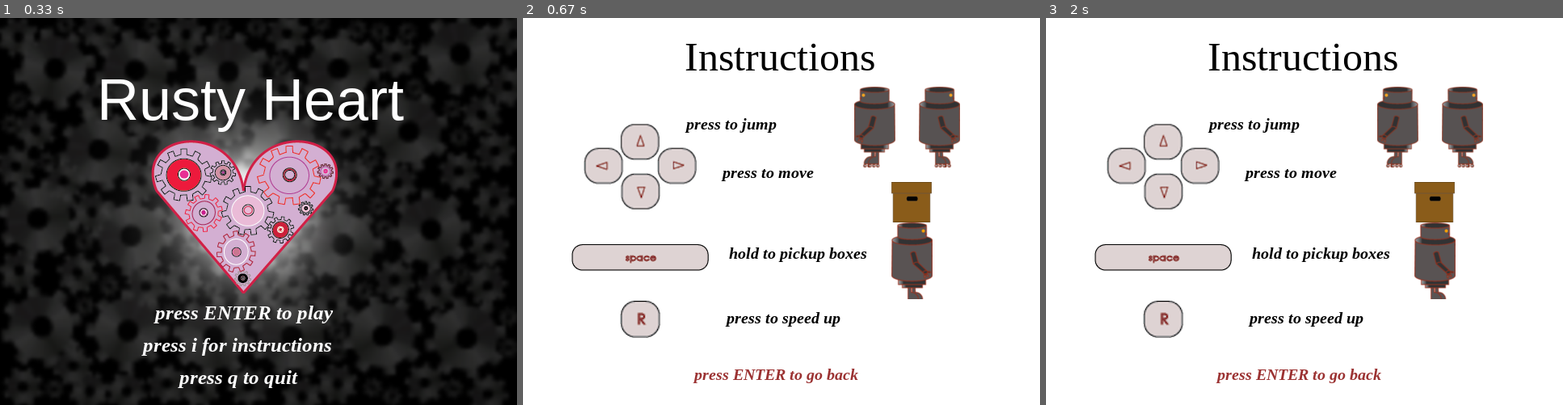
Above: before the commit, frames 1-3 (left to right).
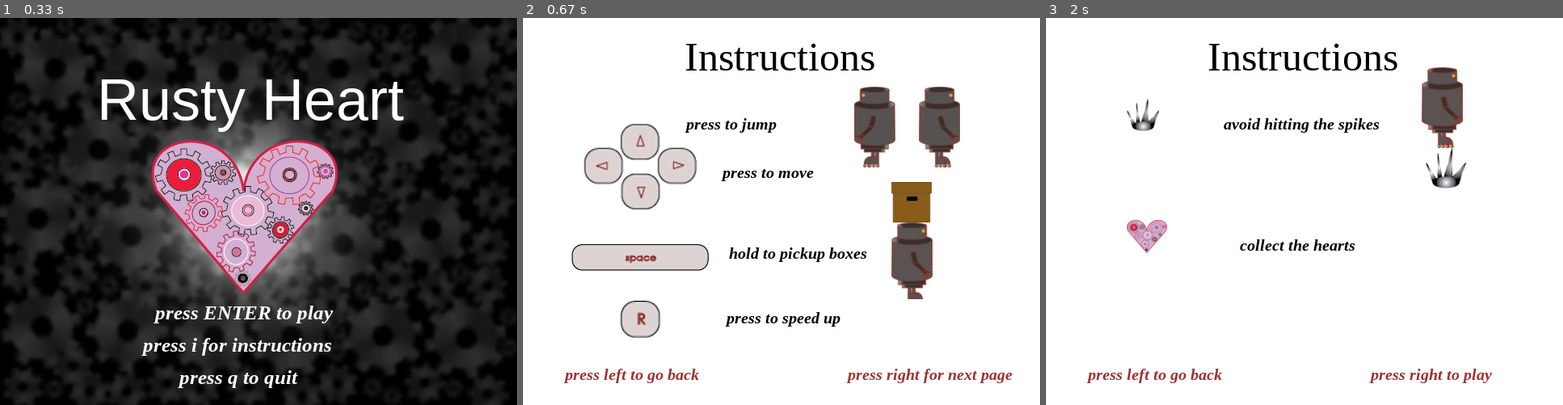
Above: after the commit, the same moments.

Repository: beatriceliang/RustyHeart
Game: pygame game, started from RustyHeart.py
Two runs of this game, one before a commit and one after it. Both use one fixed random seed, a clock stepped at 60 frames per second and the inputs below. The source is Python 2; it was converted automatically to run under Python 3.
Inputs:
- Up to frame 1 (0.33 s): no input
- Up to frame 2 (0.67 s): tap I at 0.33 s
- Up to frame 3 (2 s): hold Right 0.67-1.13 s; hold Left 1.17-1.63 s; hold Right from 1.67 s (still down)

Frame 1 is identical in both runs. In frame 2, 1.1% of the frame differs, in the area x 7-95%, y 90-95%; in frame 3, 14%, in the area x 7-87%, y 12-95%.

Commit message:
instructions page 2

Diff:
--- a/RustyHeart.py
+++ b/RustyHeart.py
@@ -168,7 +168,7 @@
 							self.state = "sandbox"
 							pygame.mixer.music.load('music/chaos.mp3')
 							soundstate = "play"
-							self.loadLevel('levels/level0.csv','images/factory.png')
+							self.loadLevel('levels/level1.csv','images/factory.png')
 
 
 				pygame.display.update(self.refresh)
@@ -265,14 +265,63 @@
 				rustybox = pygame.image.load( "images/rustybox.png" ).convert_alpha()
 				self.screen.blit( rustybox, (435, 185) )
 
-				space = afont.render("press ENTER to go back", True, (155,50,50))
-				self.screen.blit(space,(210,430))
+				prevpg = afont.render("press left to go back", True, (155,50,50))
+				self.screen.blit(prevpg,(50,430))
+
+				nextpg = afont.render("press right for next page", True, (155,50,50))
+				self.screen.blit(nextpg,(400,430))
 
 				for event in pygame.event.get():
 					if event.type == pygame.KEYDOWN:
 						if event.key == pygame.K_q:
 							sys.exit()
-						if event.key == pygame.K_RETURN:
+						if event.key == pygame.K_LEFT:
+							self.state = "start"
+							pygame.mixer.music.load('music/start.mp3')
+							soundstate = "play"
+						if event.key == pygame.K_RIGHT:
+							self.state = "instructions2"
+
+				pygame.display.update(self.refresh)
+
+			if self.state == "instructions2":
+				'''Creates the second instructions page'''
+				self.drawBkg()
+				afont = pygame.font.SysFont("Times New Roman", 50)
+				title = afont.render("Instructions",True,(0,0,0))
+				self.screen.blit(title,(200,20))
+
+				spikes = pygame.image.load( "images/spike.png" ).convert_alpha()
+				self.screen.blit( spikes, (100, 100) )
+
+				heart = pygame.image.load( "images/littleheart.png" ).convert_alpha()
+				self.screen.blit( heart, (100, 250) )
+
+				afont = pygame.font.SysFont("Times New Roman", 20, italic = True, bold = True)
+				spikes = afont.render("avoid hitting the spikes",True,(0,0,0))
+				self.screen.blit(spikes,(220,120))
+
+				heart = afont.render("collect the hearts",True,(0,0,0))
+				self.screen.blit(heart,(240,270))
+
+				rustyspike = pygame.image.load( "images/rustyspike.png" ).convert_alpha()
+				self.screen.blit( rustyspike, (460, 40) )
+
+				prevpg = afont.render("press left to go back", True, (155,50,50))
+				self.screen.blit(prevpg,(50,430))
+
+				nextpg = afont.render("press right to play", True, (155,50,50))
+				self.screen.blit(nextpg,(400,430))
+
+				for event in pygame.event.get():
+					if event.type == pygame.KEYDOWN:
+						if event.key == pygame.K_q:
+							sys.exit()
+						if event.key == pygame.K_LEFT:
+							self.state = "instructions"
+							pygame.mixer.music.load('music/AdventureMeme.mp3')
+							soundstate = "play"
+						if event.key == pygame.K_RIGHT:
 							self.state = "start"
 							pygame.mixer.music.load('music/start.mp3')
 							soundstate = "play"
Binary file added: images/rustyspike.png
